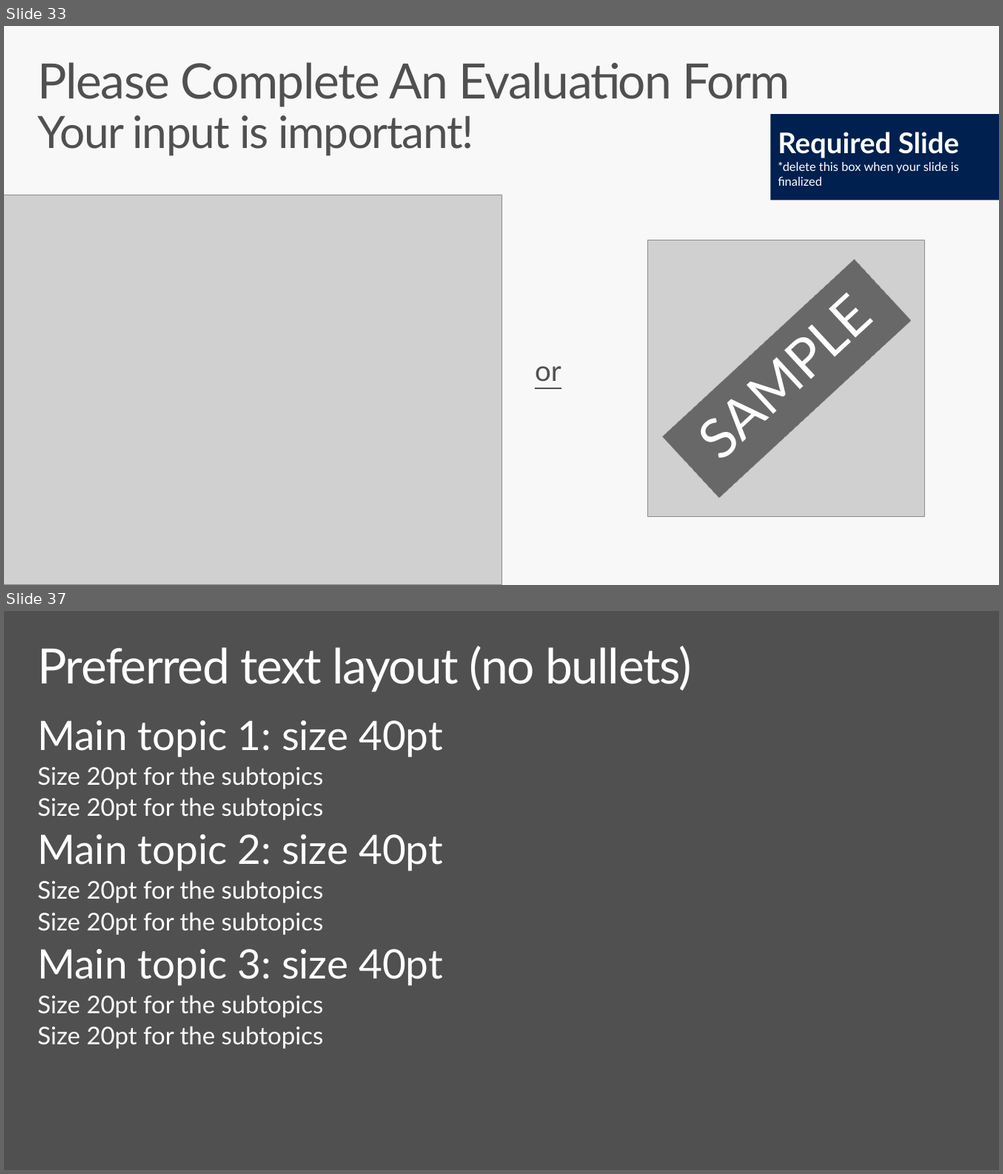
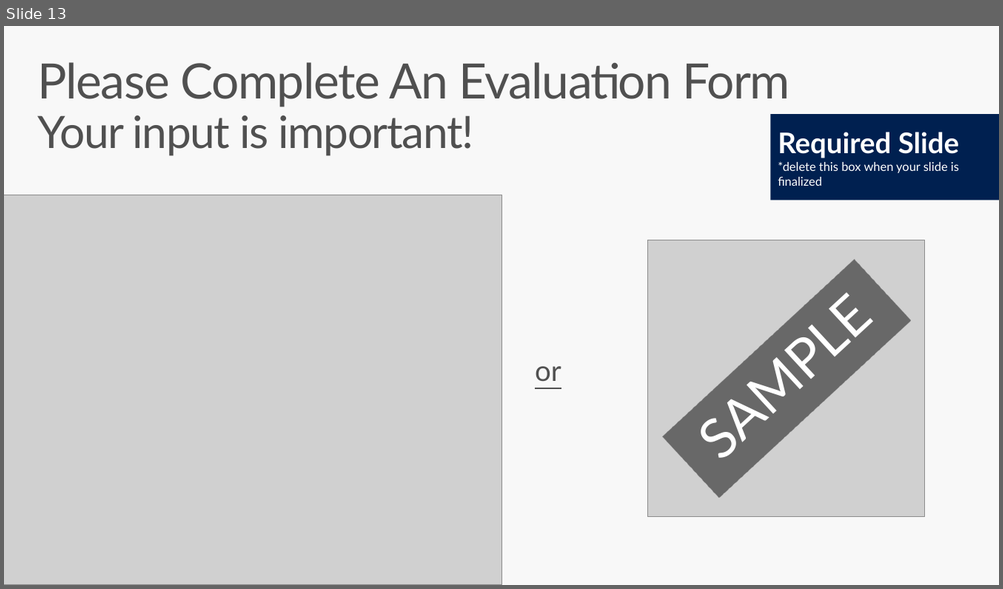
Before and after one commit to sriramdasbalaji/CodeLabs-MobileDevOps, a slide deck: Module2-CI/Slides/Mobile DevOps Module 2.pptx. Shown one above the other, each under a label of ours: slides 33 and 37 before the commit, slide 13 after it; the slides between them are not shown. The pictures are 1003x1174 and 1003x589 pixels, drawn with LibreOffice and Linux fonts; fonts in the diff are those of the drawing; grey boxes stand for pictures. Boxes give left, top, right and bottom in pixels: in the first picture for what was removed or moved away, otherwise in the second. Text is boxed around its words. In the diff, an @@ line names an element or a change of style, - is before the commit and + after.

```diff
--- a/Module2-CI/Slides/Mobile DevOps Module 2.pptx
+++ b/Module2-CI/Slides/Mobile DevOps Module 2.pptx
@@ slide 37 removed at bbox=[4, 611, 999, 1170], background #505050 @@
@@ title removed at bbox=[37, 646, 691, 692] @@
-Preferred text layout (no bullets)
@@ text removed at bbox=[37, 721, 443, 1049] @@
-Main topic 1: size 40pt
-  Size 20pt for the subtopics
-  Size 20pt for the subtopics
-Main topic 2: size 40pt
-  Size 20pt for the subtopics
-  Size 20pt for the subtopics
-Main topic 3: size 40pt
-  Size 20pt for the subtopics
-  Size 20pt for the subtopics
@@ what was slide 33 is now slide 13 @@
```
Also in this commit, not shown: 1 slide changed, 2 slides added, 43 other slides removed, 2 other files.
